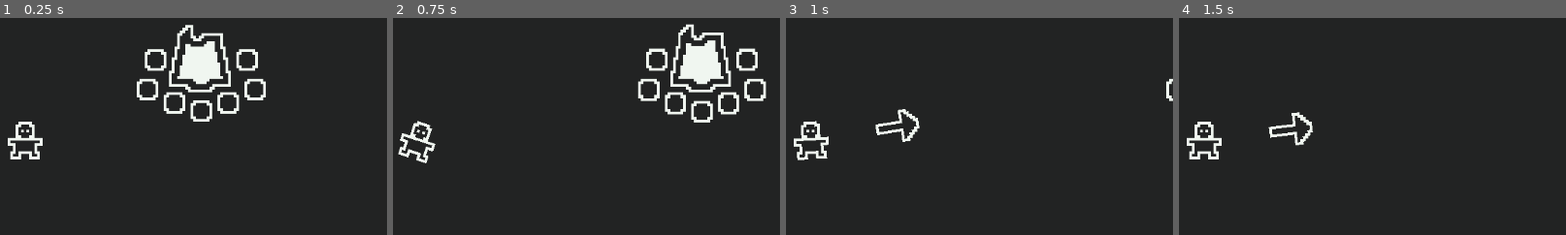
Above: before the commit, frames 1-4 (left to right).
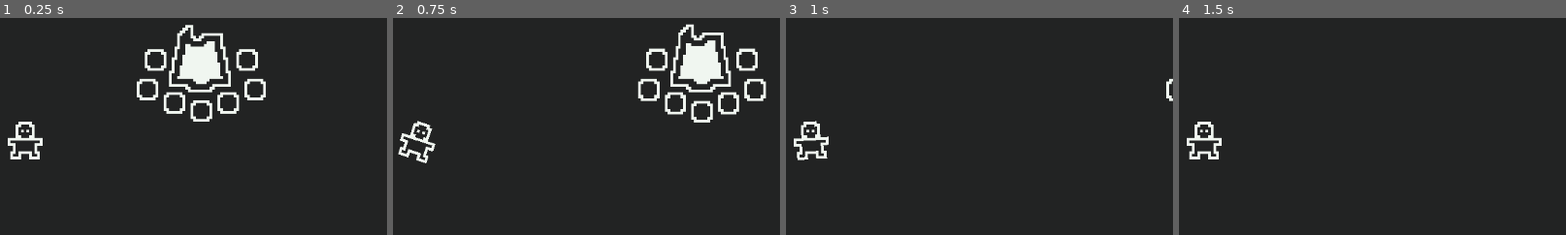
Above: after the commit, the same moments.

Repository: ArthurNaue/survival
Game: Godot game, scene res://scenes/world/root/world.tscn
Two runs of this game, one before a commit and one after it. Both use one fixed random seed, a clock stepped at 60 frames per second and the inputs below.
Inputs (mouse positions are % of the whole screen's width and height, from its top left):
- Up to frame 1 (0.25 s): no input
- Up to frame 2 (0.75 s): move the mouse to (72, 45) at 0.52 s; hold A (A) from 0.53 s (still down)
- Up to frame 3 (1 s): keep holding A (A)
- Up to frame 4 (1.5 s): move the mouse to (30, 55) at 1.27 s; release A (A) at 1.28 s; tap D (D) at 1.35 s
The pictures show only the part of the screen within x 47-97%, y 22-72%; the shares and areas given below are measured in that part.

Frames 1-2 are identical in both runs. In frame 3, 0.5% of the frame differs, in the area x 23-35%, y 41-58%; in frame 4, 0.5%.

Commit message:
ajustes na flecha que aponta pra campfire

Diff:
--- a/scripts/arrow/root/arrow.gd
+++ b/scripts/arrow/root/arrow.gd
@@ -3,9 +3,8 @@
 @onready var campfire := WorldManager.get_world().get_node("campfire")
 
 func _process(_delta: float) -> void:
-	var distance = global_position.distance_to(campfire.global_position)
-	if distance <= 150:
+	if PlayerManager.get_player().get_node("gui").visible:
+		visible = true
+	else:
 		visible = false
-	else:
-		visible = true
 	look_at(campfire.global_position)
